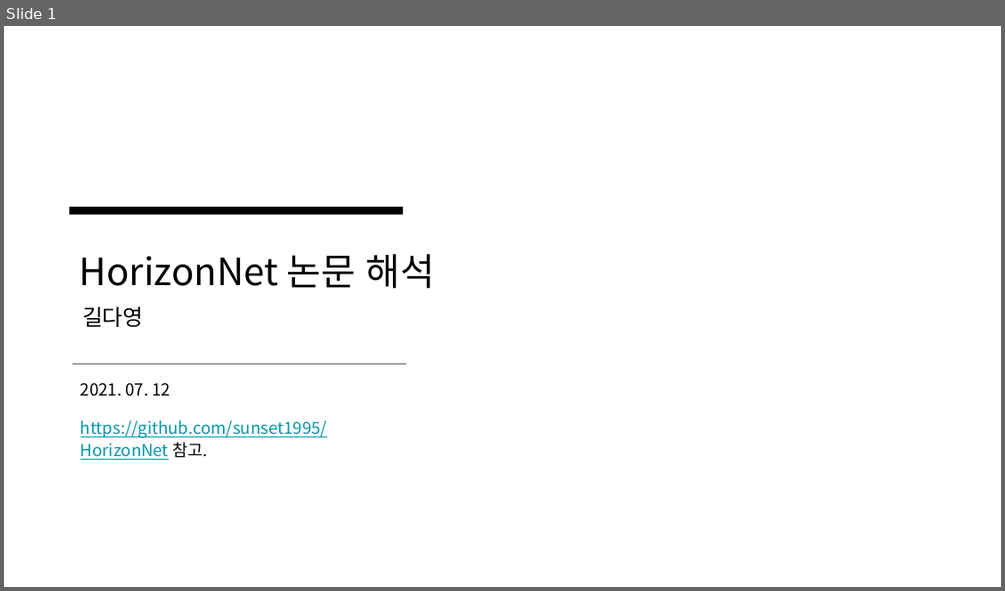
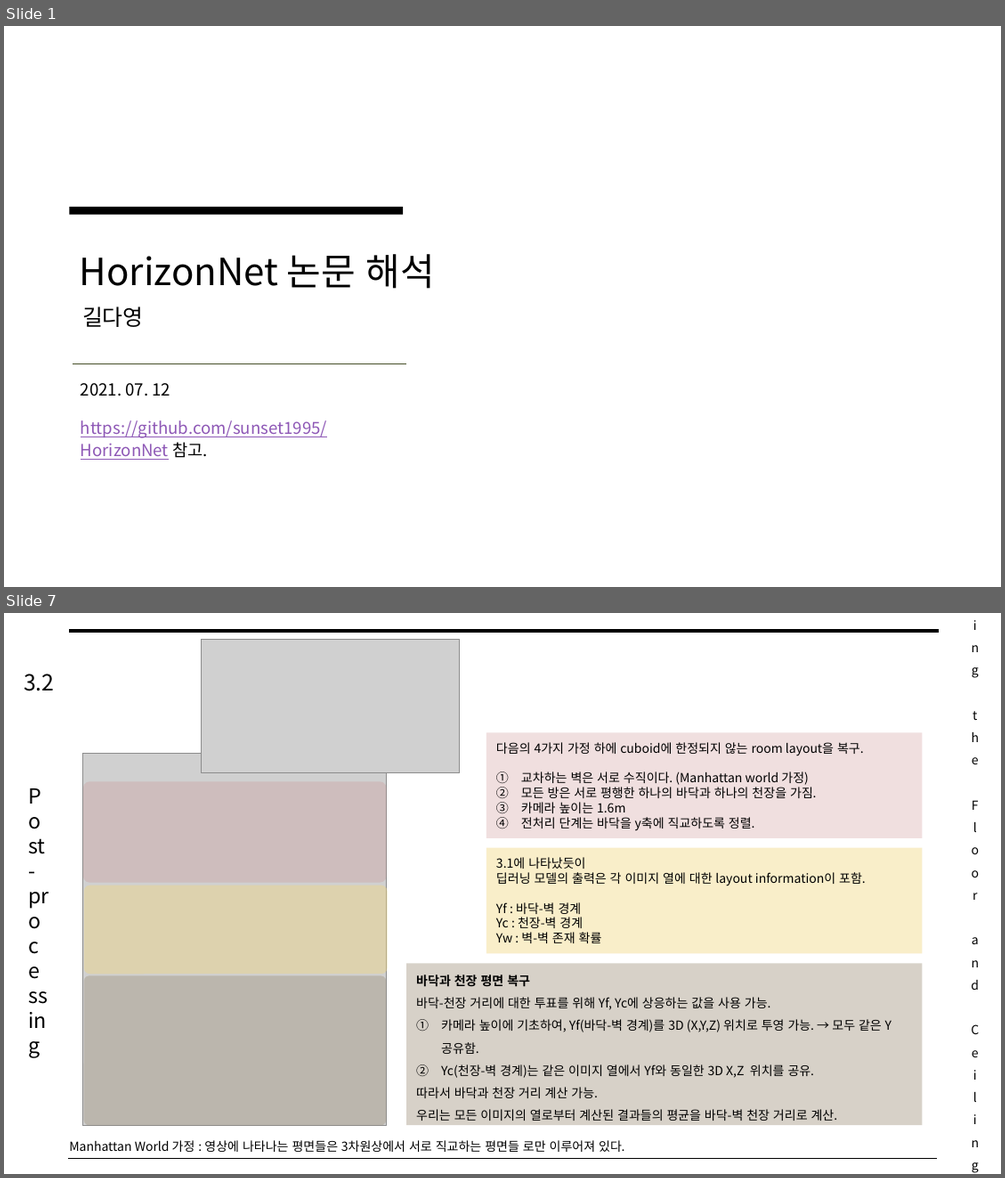
Before and after one commit to arittung/3D_Room_Layout_estimation, a slide deck: 관련 자료/HorizonNet 논문 해석.pptx. Shown one above the other, each under a label of ours: slide 1 before the commit, slides 1 and 7 after it; the slides between them are not shown. The pictures are 1005x591 and 1005x1178 pixels, drawn with LibreOffice and Linux fonts; fonts in the diff are those of the drawing; grey boxes stand for pictures. Boxes give left, top, right and bottom in pixels: in the first picture for what was removed or moved away, otherwise in the second. Text is boxed around its words. In the diff, an @@ line names an element or a change of style, - is before the commit and + after.

```diff
--- a/관련 자료/HorizonNet 논문 해석.pptx
+++ b/관련 자료/HorizonNet 논문 해석.pptx
@@ slide 7 added at <box>4,613,1001,1174</box>, background #FFFFFF @@
@@ line added from (69, 631) to (938, 631), #000000 3 pt @@
@@ picture added at <box>202,639,461,772</box> @@
@@ text added at <box>949,630,1001,1152</box>, 9 pt, text #000000 @@
+Recovering the Floor and Ceiling Planes
@@ text added at <box>18,682,59,1159</box>, 15 pt, text #000000 @@
+Post-processing
@@ text added at <box>24,674,54,691</box>, 16 pt, text #000000 @@
+3.2
@@ rectangle added at <box>486,732,922,838</box>, fill #CA8A8B at 27% opacity, 9 pt, text #000000 @@
+다음의 4가지 가정 하에 cuboid에 한정되지 않는 room layout을 복구.
+1. 교차하는 벽은 서로 수직이다. (Manhattan world 가정)
+2. 모든 방은 서로 평행한 하나의 바닥과 하나의 천장을 가짐.
+3. 카메라 높이는 1.6m
+4. 전처리 단계는 바닥을 y축에 직교하도록 정렬.
@@ picture added at <box>82,754,386,1127</box> @@
@@ rounded rectangle added at <box>82,781,386,882</box>, fill #CA8A8B at 27% opacity @@
@@ rectangle added at <box>486,848,922,954</box>, fill #F1D77F at 42% opacity, 9 pt, text #000000 @@
+3.1에 나타났듯이
+딥러닝 모델의 출력은 각 이미지 열에 대한 layout information이 포함.
+Yf : 바닥-벽 경계
+Yc : 천장-벽 경계
+Yw : 벽-벽 존재 확률
@@ rounded rectangle added at <box>84,885,387,973</box>, fill #F1D77F at 42% opacity @@
@@ rounded rectangle added at <box>84,976,386,1126</box>, fill #A0937D at 42% opacity @@
@@ rectangle added at <box>406,963,922,1125</box>, fill #A0937D at 42% opacity, 9 pt, text #000000 @@
+바닥과 천장 평면 복구
+바닥-천장 거리에 대한 투표를 위해 Yf, Yc에 상응하는 값을 사용 가능.
+1. 카메라 높이에 기초하여, Yf(바닥-벽 경계)를 3D (X,Y,Z) 위치로 투영 가능. → 모두 같은 Y 공유함.
+2. Yc(천장-벽 경계)는 같은 이미지 열에서 Yf와 동일한 3D X,Z 위치를 공유.
+따라서 바닥과 천장 거리 계산 가능.
+우리는 모든 이미지의 열로부터 계산된 결과들의 평균을 바닥-벽 천장 거리로 계산.
@@ text added at <box>69,1140,624,1151</box>, 9 pt, text #000000 @@
+Manhattan World 가정 : 영상에 나타나는 평면들은 3차원상에서 서로 직교하는 평면들 로만 이루어져 있다.
@@ line added from (68, 1159) to (937, 1159), #000000 0.75 pt @@
@@ slide 1 changed as well @@
@@ line (73, 364) - (405, 364): stroke #595959 0.75 pt to #444D26 0.75 pt @@
@@ text at <box>81,420,327,459</box>: text colour #0097A7 to #8E58B6 in "https://github.com/sunset1995/HorizonNet" @@
```
Also in this commit, not shown: 6 other slides changed, 7 other slides added, 1 other file.
